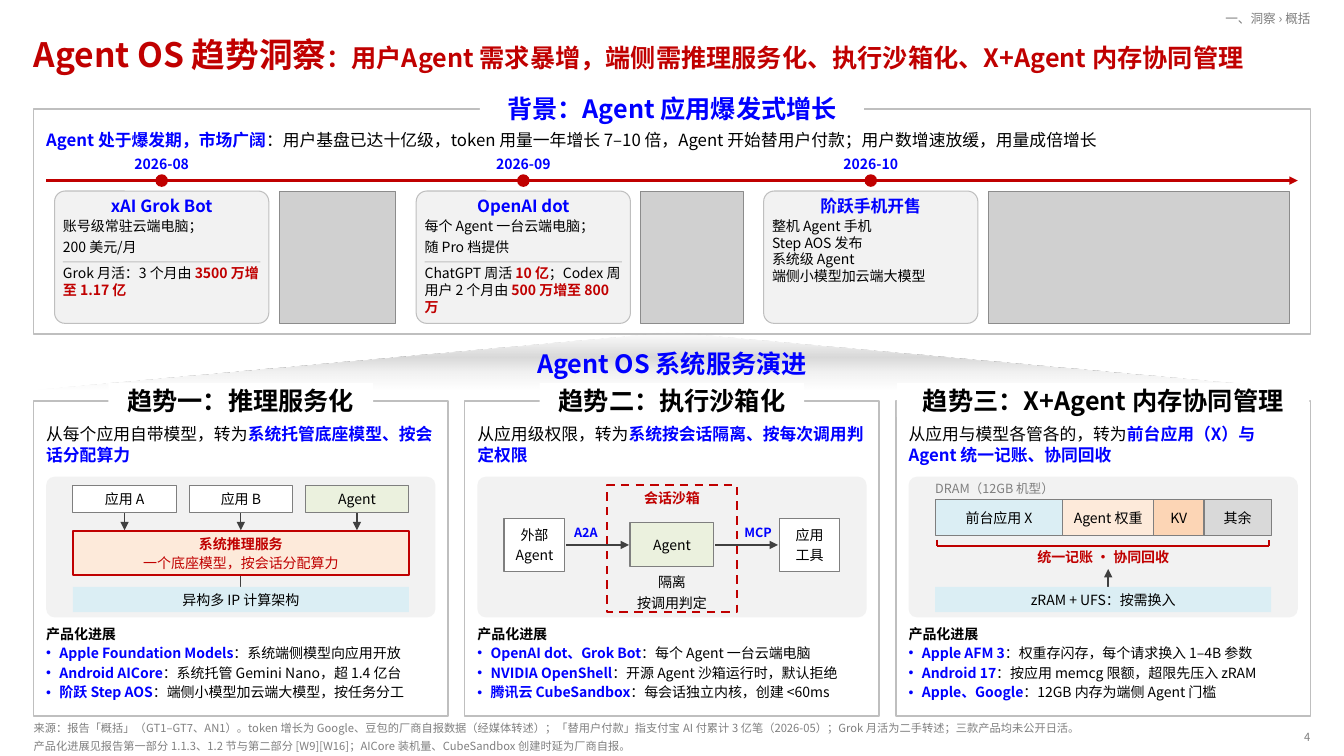
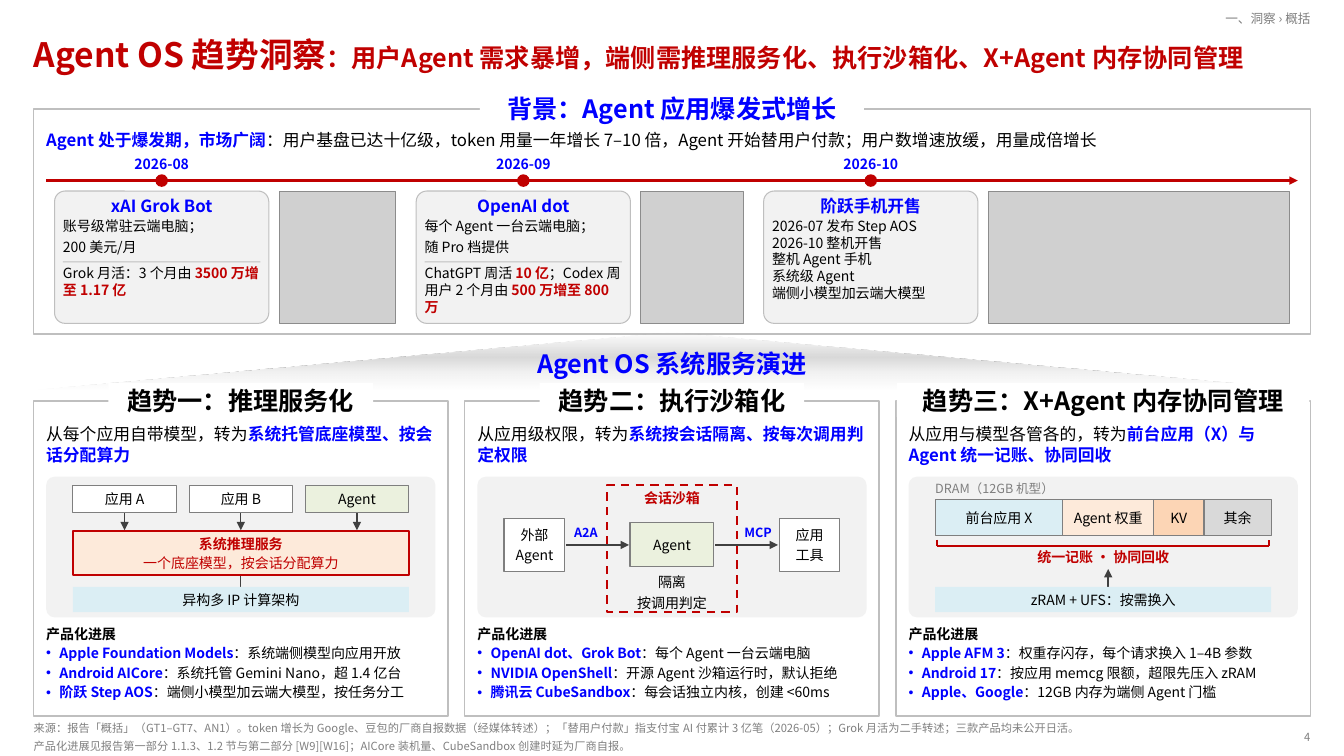
Before and after one commit to SiriusBHU/memory_system_architecture_summary, a slide deck: slide 4 of proposals/agentos-components/ppt/AgentOS三项系统服务-汇报.pptx. Drawn at 1344x756 pixels with LibreOffice and Linux fonts; fonts in the diff are those of the drawing; grey boxes stand for pictures. Boxes give left, top, right and bottom in pixels: in the first picture for what was removed or moved away, otherwise in the second. Text is boxed around its words. In the diff, an @@ line names an element or a change of style, - is before the commit and + after.

```diff
--- a/proposals/agentos-components/ppt/AgentOS三项系统服务-汇报.pptx
+++ b/proposals/agentos-components/ppt/AgentOS三项系统服务-汇报.pptx
@@ text at (x1=772, y1=219, x2=917, y2=249): paragraphs added @@
+2026-07 发布 Step AOS
+2026-10 整机开售
@@ text at (x1=772, y1=234, x2=863, y2=252): paragraph removed @@
-Step AOS 发布
```
Also in this commit, not shown: 3 other files.
